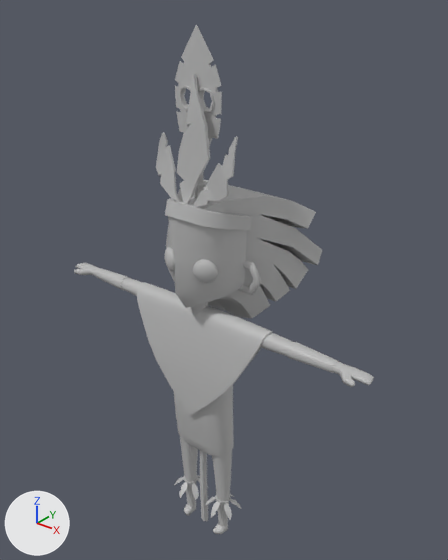
Renders of the FBX model Assets/3D models/Kumo.fbx from each side of a commit.
One viewpoint serves both versions: a 50 mm lens placed at (1.137, -1.305, 1.846), pointed at (-0.027, 0.149, 0.944). The lights are fixed; the arrows at lower left show +X, +Y and +Z. Where no turn or scale is listed for an object, it has been applied to the vertices.

Before the edit, the objects in view are built like this:
```python
me_mesh = bpy.data.meshes.new('Mesh')
me_mesh.from_pydata(...)  # 2249 vertices, 2218 faces; spans x -0.6..0.6, y -0.11..0.36, z 0.0..1.62
me_mesh.materials.append(mat_lambert1)  # grey #bcbcbc
me_mesh_001 = bpy.data.meshes.new('Mesh.001')
me_mesh_001.from_pydata(...)  # 480 vertices, 480 faces; spans x -0.264..0.264, y -0.071..0.071, z 0.536..0.925
me_mesh_001.materials.append(mat_lambert1)  # grey #bcbcbc
me_mesh_003 = bpy.data.meshes.new('Mesh.003')
me_mesh_003.from_pydata(...)  # 430 vertices, 440 faces; spans x -0.08..0.08, y -0.02..0.02, z 0.0..1.74
me_mesh_003.materials.append(mat_lambert1)  # grey #bcbcbc
ob_character_geo_001 = bpy.data.objects.new('character_geo_001', me_mesh)
ob_character_geo_001.location = (0.0, 0.0, 0.0)
ob_poncho_geo_001 = bpy.data.objects.new('poncho_geo_001', me_mesh_001)
ob_poncho_geo_001.location = (0.0, 0.0, 0.0)
ob_spear_rig_spear_geo = bpy.data.objects.new('spear_rig:spear_geo', me_mesh_003)
ob_spear_rig_spear_geo.location = (0.0, 0.0, 0.0)
```
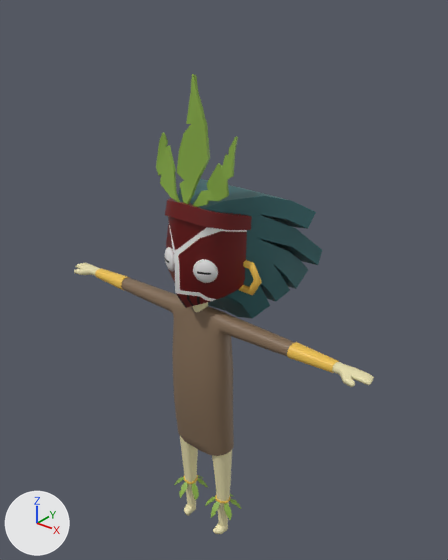
The change, as JSON lines over the scene's bpy script:
```json
{"op": "add", "block": "img_kumo_diff_png", "code": ["img_kumo_diff_png = load_image('kumo_diff.png', '_unpacked/kumo_diff.png', 2048, 2048, 'sRGB')"]}
{"op": "add", "block": "mat_kumo_mat", "code": ["mat_kumo_mat = principled_material('kumo_mat')", "mat_kumo_mat.texture = img_kumo_diff_png  # with its transparency"]}
{"block": "me_mesh", "where": "me_mesh.from_pydata(...)  # 2249 vertices, 2218 faces; spans x -0.6..0.6, y -0.11..0.36, z 0.0..1.62"}
{"op": "remove", "block": "me_mesh", "code": "me_mesh.materials.append(mat_lambert1)  # grey #bcbcbc"}
{"op": "add", "block": "me_mesh", "code": "me_mesh.materials.append(mat_kumo_mat)  # picture img_kumo_diff_png"}
{"op": "remove", "block": "ob_spear_rig_spear_geo", "code": ["ob_spear_rig_spear_geo = bpy.data.objects.new('spear_rig:spear_geo', me_mesh_003)", "ob_spear_rig_spear_geo.location = (0.0, 0.0, 0.0)"]}
{"op": "remove", "block": "ob_poncho_geo_001", "code": ["ob_poncho_geo_001 = bpy.data.objects.new('poncho_geo_001', me_mesh_001)", "ob_poncho_geo_001.location = (0.0, 0.0, 0.0)"]}
```

Location of each change, [x1, y1, x2, y2] in pixels of the pictures (448 x 560 px):
```json
{"object": "character_geo_001", "change": "recoloured", "before": [74, 74, 374, 534], "after": [74, 74, 374, 534]}
{"object": "poncho_geo_001", "change": "deleted", "before": [137, 282, 272, 415]}
{"object": "spear_rig:spear_geo", "change": "deleted", "before": [175, 25, 222, 521]}
```
